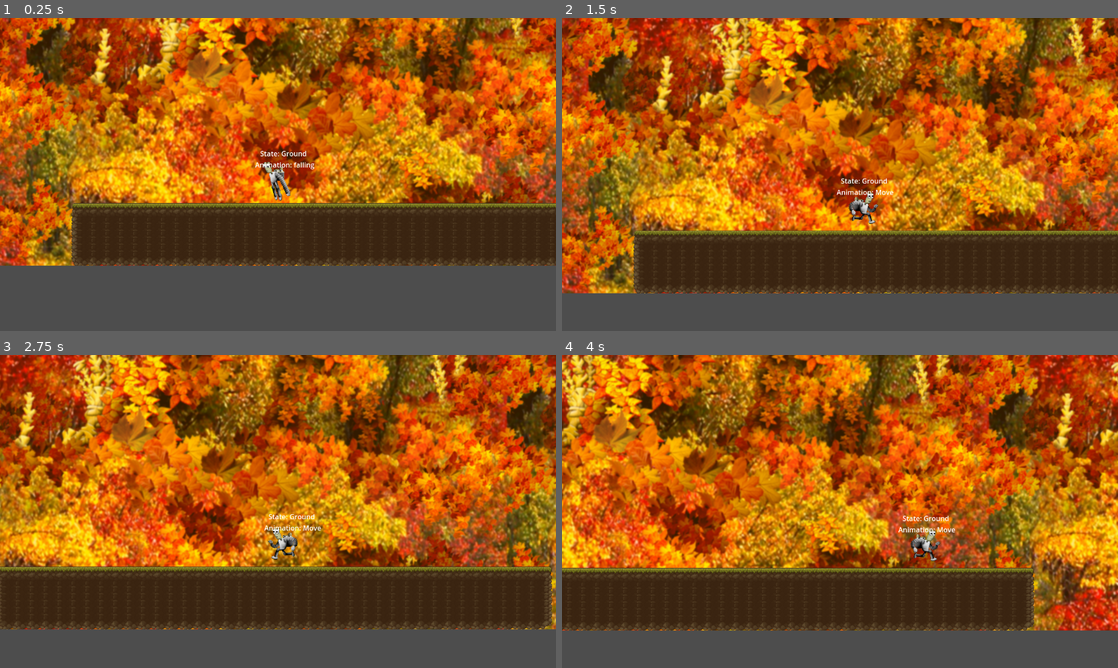
Above: before the commit, frames 1-4 (two rows, left to right).
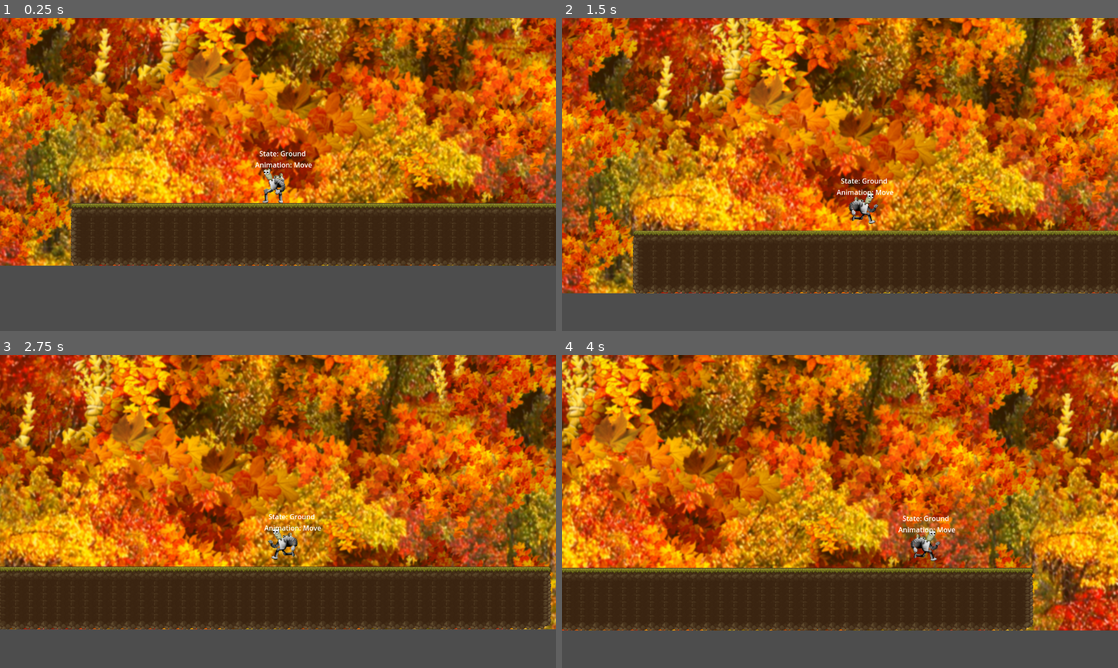
Above: after the commit, the same moments.

Repository: Japharidze/maxfield
Game: Godot game, scene res://src/platform.tscn
The game is run twice, just before and just after one commit, with the same random seed, the same clock (stepped at 60 frames per second) and the same inputs.
Inputs:
- Up to frame 1 (0.25 s): no input
- Up to frame 2 (1.5 s): tap Enter (ui_accept) at 0.5, 0.77 s; hold Right (ui_right) from 0.53 s (still down)
- Up to frame 3 (2.75 s): tap Enter (ui_accept) at 1.52 s; release Right (ui_right) at 2.03 s; hold Left (ui_left) from 2.03 s (still down)
- Up to frame 4 (4 s): release Left (ui_left) at 2.78 s; hold Right (ui_right) from 2.78 s (still down); tap Enter (ui_accept) at 3.02, 3.77 s

The runs differ from the first frame. In frame 1, 0.9% of the frame differs, in the area x 12-100%, y 42-80%; in frame 2, 0.4%; in frame 3, 0.5%; in frame 4, 0.4%.

Commit message:
falling done

Diff:
--- a/src/Actors/AirState.gd
+++ b/src/Actors/AirState.gd
@@ -15,4 +15,5 @@
 		playback.travel("falling")
 	if character.is_on_floor():
 		falling = false
+		playback.travel("Move")
 		next_state = ground_state
--- a/src/Actors/GroundState.gd
+++ b/src/Actors/GroundState.gd
@@ -26,6 +26,10 @@
 		velocity.x = move_toward(velocity.x, 0, SPEED)
 	character.velocity = velocity
 
+	if !character.is_on_floor():
+		playback.travel("falling")
+		next_state = air_state
+
 	get_parent().animation_tree.set("parameters/Move/blend_position", direction.x)
 	update_facing()
 
--- a/src/Actors/character.tscn
+++ b/src/Actors/character.tscn
@@ -19,6 +19,7 @@
 [sub_resource type="Animation" id="Animation_s4fju"]
 resource_name = "falling"
 length = 0.4
+loop_mode = 1
 tracks/0/type = "value"
 tracks/0/imported = false
 tracks/0/enabled = true
@@ -268,8 +269,6 @@
 [sub_resource type="AnimationNodeStateMachineTransition" id="AnimationNodeStateMachineTransition_emvsy"]
 
 [sub_resource type="AnimationNodeStateMachineTransition" id="AnimationNodeStateMachineTransition_p0ca5"]
-switch_mode = 2
-advance_mode = 2
 
 [sub_resource type="AnimationNodeStateMachine" id="AnimationNodeStateMachine_sgy8b"]
 states/Move/node = SubResource("AnimationNodeBlendSpace1D_fsffj")
--- a/src/platform.tscn
+++ b/src/platform.tscn
@@ -2014,6 +2014,7 @@
 stretch_mode = 1
 
 [node name="TileMap" type="TileMap" parent="."]
+position = Vector2(-2, 0)
 tile_set = SubResource("TileSet_er1qu")
 format = 2
 layer_0/name = "Ground"
